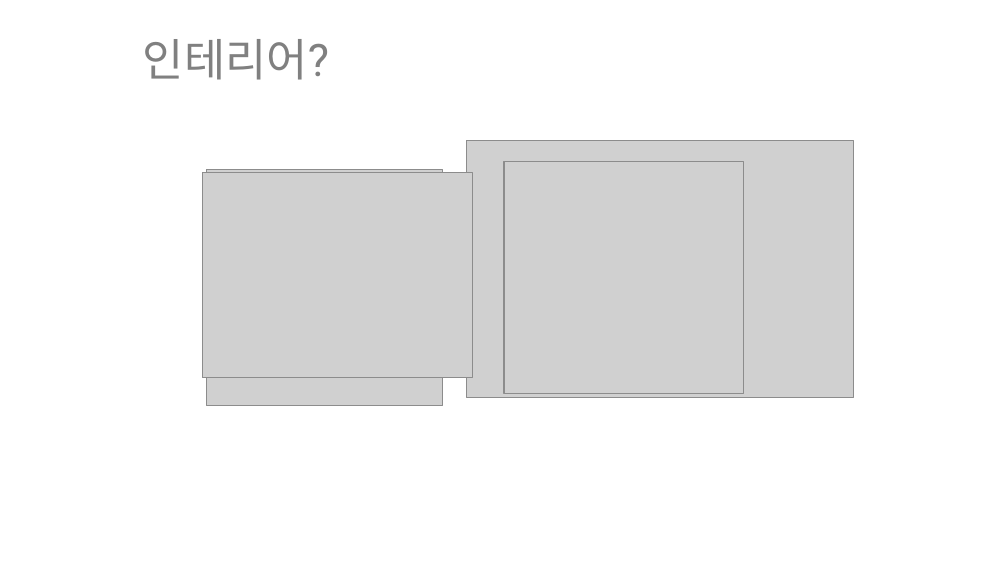
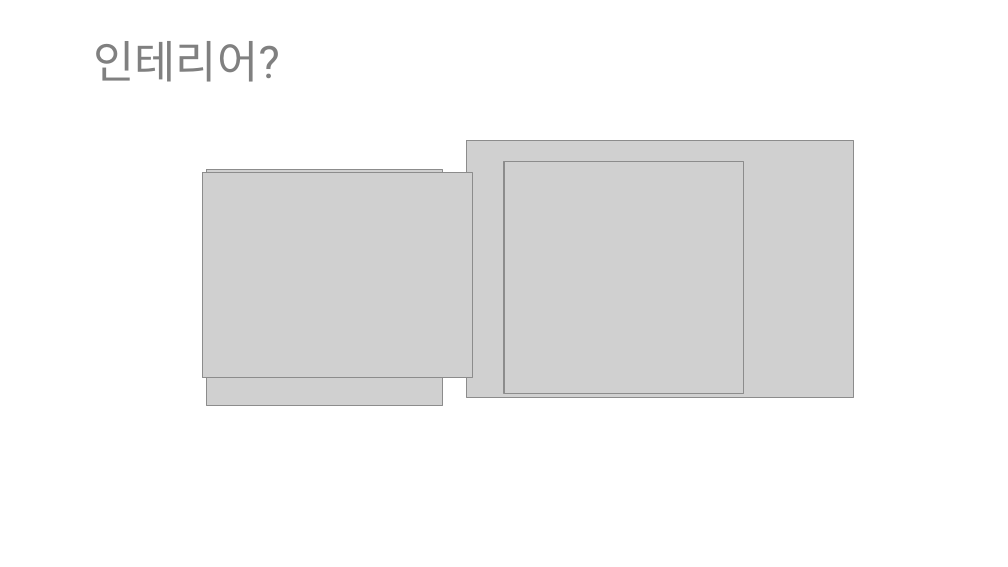
Before and after one commit to ptyoiy/ARwork, a slide deck: slide 3 of 호남-발표자료.pptx. Drawn at 1008x567 pixels with LibreOffice and Linux fonts; fonts in the diff are those of the drawing; grey boxes stand for pictures. Boxes give left, top, right and bottom in pixels: in the first picture for what was removed or moved away, otherwise in the second. Text is boxed around its words. In the diff, an @@ line names an element or a change of style, - is before the commit and + after.

```diff
--- a/호남-발표자료.pptx
+++ b/호남-발표자료.pptx
@@ title "인테리어?": place and size @@
-title "인테리어?" at bbox=[143, 39, 329, 80]
+title "인테리어?" at bbox=[93, 41, 279, 82]
```
Also in this commit, not shown: 2 other slides changed.
